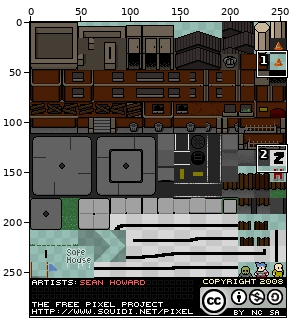
File history of a sprite sheet, assets/ztown.png. The picture above shows the old version from afar; the outline marks the close-up.
Close-up. The starting point:
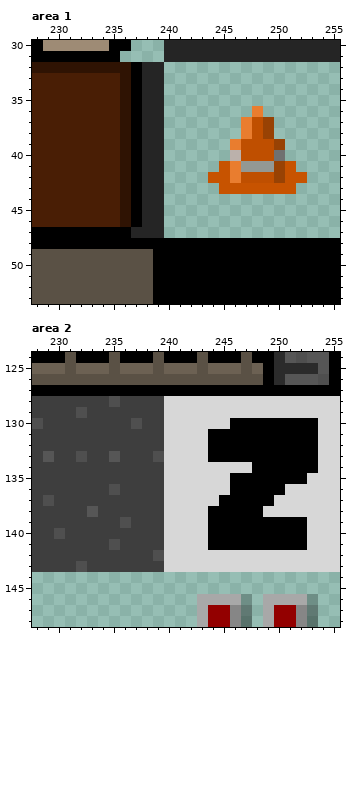
The file is 256x295 pixels. Pixels under 10% opacity are left out. Colours within 5 levels of each other are drawn and written as one. Shown: area 1: x 228..255, y 30..53; area 2: x 228..255, y 124..148.
The result:
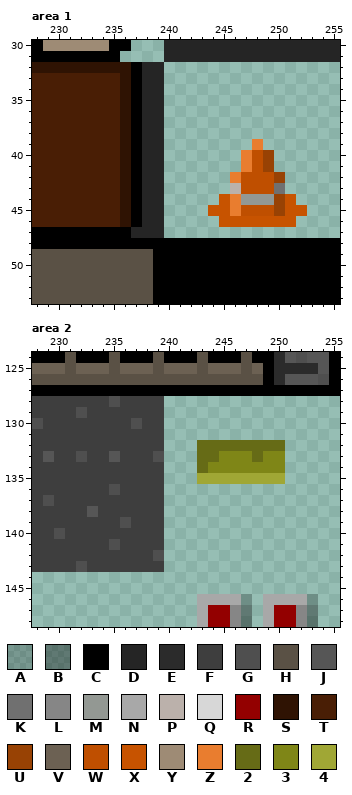
Palette (. is transparent): A #00000033  B #0000005c  C #000000  D #252525  E #2b2b2b  F #3e3e3e  G #4f4f4f  H #5a5145  J #565656  K #707070  L #868686  M #939893  N #a8a8a8  P #bbb1ab  Q #d7d7d7  R #930000  S #2f1303  T #491e05  U #984204  V #6c6153  W #bf4f00  X #c75300  Y #9e8b75  Z #e97d2f  2 #666b16  3 #7f8617  4 #a0a735
Difference:
Changed rows in their new state; - is an unchanged pixel.
Area 1:
first column x 244:
36 ----.----
37 ---...---
38 ---...---
39 --..Z..--
40 --.Z-U.--
41 -..ZWU..-
42 ..-----..
43 -.PWWWK.-
44 -XZMMMUX-
45 XXZWWWUXX
46 -XXXXXXX-
Area 2:
first column x 240:
128 ................
129 ................
130 ................
131 ................
132 ...22222222.....
133 ...22333233.....
134 ...23333333.....
135 ...44444444.....
136 ................
137 ................
138 ................
139 ................
140 ................
141 ................
142 ................
143 ................
Pixel boxes of the changes (left, top, right, bottom) in both close-ups:
changed: (208, 106, 307, 227)
changed: (164, 396, 340, 572)
